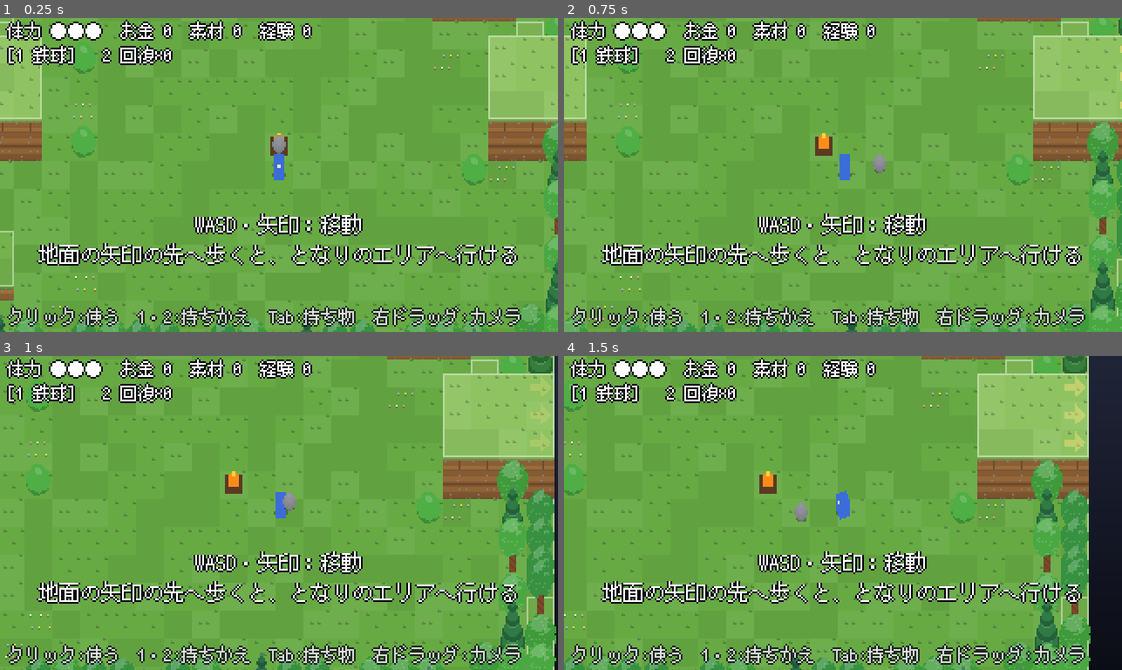
Above: before the commit, frames 1-4 (two rows, left to right).
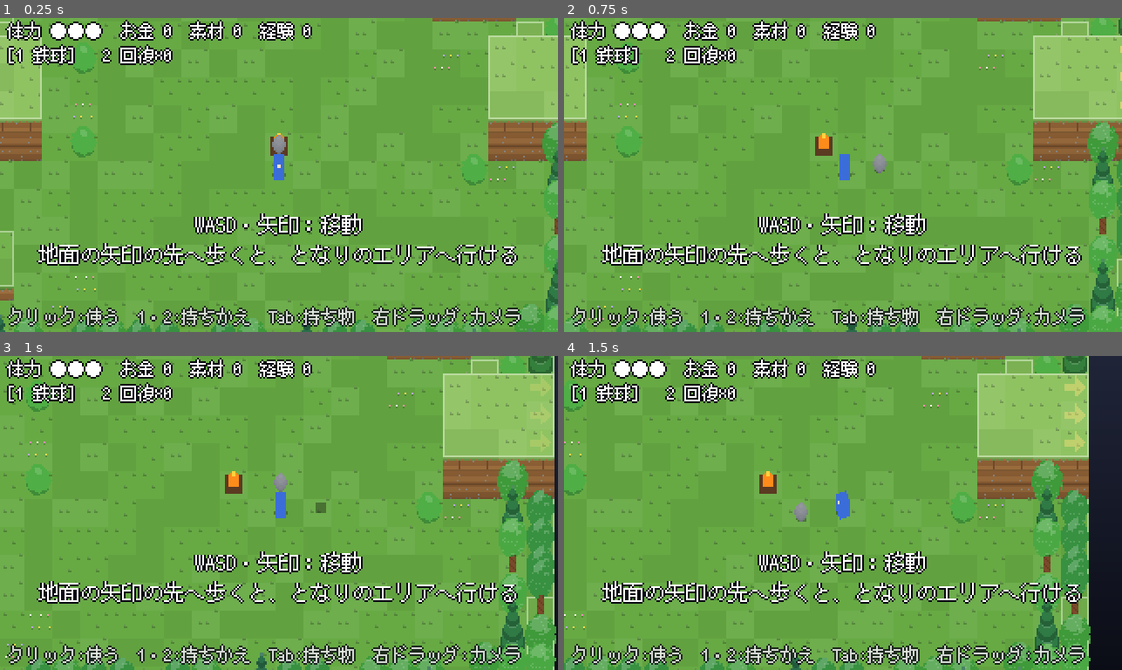
Above: after the commit, the same moments.

Repository: MiyazakiTakumi-724/dot-3d-game
Game: Godot game, scene res://scenes/field.tscn
The game is run twice, just before and just after one commit, with the same random seed, the same clock (stepped at 60 frames per second) and the same inputs.
Inputs (mouse positions are in pixels of both pictures, inside the frame that each line leads up to):
- Up to frame 1 (0.25 s): no input
- Up to frame 2 (0.75 s): tap Enter at 0.5 s; move the mouse to (965, 159) at 0.52 s; hold Right from 0.53 s (still down); hold Shift from 0.53 s (still down); click (965, 159) at 0.67 s
- Up to frame 3 (1 s): keep holding Right; keep holding Shift
- Up to frame 4 (1.5 s): release Right at 1.25 s; release Shift at 1.25 s; drag from (731, 528) to (815, 575) at 1.27 s

Frames 1-2 are identical in both runs. In frame 3, 0.3% of the frame differs, in the area x 49-59%, y 37-50%; in frame 4, nothing differs.

Commit message:
fix: 崖の上の鉄球が下に立つキャラにかぶるのを直し、拾う範囲を広げる
描く順番は、足元がかかる同じ高さのマスだけで決める。鉄球は12px、落ちているものはマスの中心から14pxで拾う。
すぐそばに落とした鉄球は、一度離れるまで拾わない。

Co-Authored-By: Claude Opus 5.5 <noreply@anthropic.com>
Claude-Session: https://claude.ai/code/session_01V8ZRqMy3Fk13HeuYJHLPNU

Diff:
--- a/scripts/game/field.gd
+++ b/scripts/game/field.gd
@@ -259,7 +259,8 @@
 	var c := player.mover.cell()
 	for i in _pickup_nodes.keys():
 		var p = area.pickups[i]
-		if p[0] == c and run.collect(area.pickup_id(i), p[1], p[2]):
+		var reach := RunState.can_reach_pickup(player.mover.pos, player.mover.height, p[0], map.get_height(p[0]))
+		if reach and run.collect(area.pickup_id(i), p[1], p[2]):
 			_pickup_nodes[i].queue_free()
 			_pickup_nodes.erase(i)
 	if run.is_near_checkpoint(area.id, c) and player.hp < Player.MAX_HP:
--- a/scripts/render/stack_sprite.gd
+++ b/scripts/render/stack_sprite.gd
@@ -13,7 +13,7 @@
 ## マスの奥側に立っても、足元の床より後に描かれるようにするため。
 var sort_by_cell := false
 ## sort_by_cell のとき、これがあれば足元の円（半径 sort_radius）がかかるマスのうち、
-## 自分以下の高さのマスの一番手前で奥行きを決める（sort_depth）。マスの手前のふちに立っても、
+## 同じ高さのマスの一番手前で奥行きを決める（sort_depth）。マスの手前のふちに立っても、
 ## 手前のマスの地面が上にかぶらないようにするため。
 var sort_map: HeightMap
 var sort_radius := 5.0
@@ -39,14 +39,15 @@
 ## 地面 0、目印 1、敵・墓石 2、プレイヤー 2、鉄球・弾 3、木や岩 5（Terrain.DECO_BIAS）。
 const Z_PER_PX := 8
 
-## 足元の円がかかるマスのうち、高さ h 以下で壁でないマス（と自分のマス）の、一番手前の中心の奥行き。
-## それより高いマスや壁は、手前にあればキャラを隠すのが正しいので数えない。
+## 足元の円がかかるマスのうち、高さが h と同じで壁でないマス（と自分のマス）の、一番手前の中心の奥行き。
+## 高いマスや壁は、手前にあればキャラを隠すのが正しいので数えない。低いマスは上の面がキャラにかからないので
+## 数えなくてよく、数えると崖の上の鉄球が下に立つプレイヤーより後に描かれてしまう。
 static func sort_depth(cam: StackCamera, map: HeightMap, pos: Vector2, h: int, radius: float) -> float:
 	var own := HeightMap.world_to_cell(pos)
 	var best := cam.depth_key(HeightMap.cell_center(own))
 	for corner in [Vector2(-1, -1), Vector2(1, -1), Vector2(-1, 1), Vector2(1, 1)]:
 		var c := HeightMap.world_to_cell(pos + corner * radius)
-		if c == own or not map.in_bounds(c) or map.is_wall(c) or map.get_height(c) > h:
+		if c == own or not map.in_bounds(c) or map.is_wall(c) or map.get_height(c) != h:
 			continue
 		best = maxf(best, cam.depth_key(HeightMap.cell_center(c)))
 	return best
--- a/scripts/rules/iron_ball.gd
+++ b/scripts/rules/iron_ball.gd
@@ -12,7 +12,7 @@
 const RETURN_AFTER := 1.0  ## 登れない所に落ちた鉄球が足元へ戻るまでの秒数
 const REACH_PX := 24.0  ## 届く距離（1.5マス）
 const HIT_RADIUS := 8.0  ## 落ちた点からこの半径の中にいる、同じ高さのものに当たる
-const PICK_RADIUS := 6.0  ## 体の中心がこの距離まで近づくと拾う
+const PICK_RADIUS := 12.0  ## 体の中心がこの距離まで近づくと拾う
 
 var state: State = State.HELD
 ## 強い鉄球か。ダメージが「落ちた段数＋2」になる。切り替えは手に持っているときだけ。
@@ -23,6 +23,9 @@
 var _timer: float = 0.0
 var _fall_time: float = 0.0
 var _unreachable_for: float = 0.0
+## false の間は拾わない。すぐそばに落としたとき、落ちたとたんに拾い直さないように。
+## 一度 PICK_RADIUS の外へ出ると true になる。
+var _pick_armed := true
 
 static func damage_for(levels: int, is_strong: bool = false) -> int:
 	if is_strong:
@@ -83,6 +86,7 @@
 	_fall_time = maxf(MIN_FALL_TIME, fall_levels * SECONDS_PER_LEVEL)
 	_timer = _fall_time
 	state = State.FALLING
+	_pick_armed = false
 	return true
 
 func update(delta: float, player: PlayerMover, _map: HeightMap, rules: MovementRules) -> void:
@@ -92,6 +96,8 @@
 			if _timer <= 0.0:
 				state = State.ON_GROUND
 				_unreachable_for = 0.0
+				# 落ちた時にもう離れていれば、近づいたらすぐ拾える
+				_pick_armed = player.pos.distance_to(pos) > PICK_RADIUS or player.height != height
 				landed.emit(pos, damage_for(fall_levels, strong))
 		State.ON_GROUND:
 			if rules.can_step(player.height, height):
@@ -106,7 +112,11 @@
 func try_pick_up(player: PlayerMover) -> bool:
 	if state != State.ON_GROUND:
 		return false
-	if player.pos.distance_to(pos) > PICK_RADIUS or player.height != height:
+	var near := player.pos.distance_to(pos) <= PICK_RADIUS and player.height == height
+	if not near:
+		_pick_armed = true
+		return false
+	if not _pick_armed:
 		return false
 	state = State.HELD
 	return true
--- a/scripts/rules/run_state.gd
+++ b/scripts/rules/run_state.gd
@@ -76,5 +76,12 @@
 	return _open_doors.has(id)
 
 ## チェックポイントのマスか、その周り8マスにいるか。ここにいると全回復する。
+## 落ちているものを拾える距離（マスの中心から）。
+const PICK_RADIUS := 14.0
+
+## pos（高さ h）に立って、cell（高さ cell_h）に落ちているものに手が届くか。
+static func can_reach_pickup(pos: Vector2, h: int, cell: Vector2i, cell_h: int) -> bool:
+	return h == cell_h and pos.distance_to(HeightMap.cell_center(cell)) <= PICK_RADIUS
+
 func is_near_checkpoint(area_id: String, cell: Vector2i) -> bool:
 	return area_id == checkpoint_area and absi(cell.x - checkpoint_cell.x) <= 1 and absi(cell.y - checkpoint_cell.y) <= 1
--- a/tests/test_field.gd
+++ b/tests/test_field.gd
@@ -285,3 +285,15 @@
 	f._process(0.25)  # 暗くなりきって、エリアを作る
 	f._process(3.0)   # 重いフレームの後
 	assert_true(f.is_switching())
+
+func test_pickup_collected_from_next_cell_edge():
+	_walk_out(_exit("camp", "hills"))
+	var p = f.area.pickups[0]
+	var c: Vector2i = p[0]
+	f.player.mover.place(c)
+	f.player.mover.pos += Vector2(13, 0)
+	f._process(0.016)
+	if f.player.mover.cell() == c or f.map.get_height(f.player.mover.cell()) != f.map.get_height(c):
+		pending("となりのマスが同じ高さでない")
+		return
+	assert_true(f.run.is_picked(f.area.pickup_id(0)))
--- a/tests/test_iron_ball.gd
+++ b/tests/test_iron_ball.gd
@@ -195,11 +195,24 @@
 	assert_true(IronBall.touches_cell(Vector2(26, 24), Vector2i(2, 1)))
 	assert_false(IronBall.touches_cell(Vector2(20, 24), Vector2i(2, 1)))
 
-func test_pick_up_within_6px():
-	var p := _player_at(Vector2i(1, 1), Vector2.RIGHT)
-	var b := IronBall.new()
-	b.drop_at(p, map, p.pos + Vector2(10, 0))
-	b.update(1.0, p, map, rules)
-	assert_false(b.try_pick_up(p))
-	p.pos += Vector2(5, 0)
+## 拾う範囲は 12px（ユーザーの指示で 6px から広げた 2026-11-24）
+func test_pick_up_within_12px():
+	var p := _player_at(Vector2i(1, 1), Vector2.RIGHT)
+	var b := IronBall.new()
+	b.drop_at(p, map, p.pos + Vector2(20, 0))
+	b.update(1.0, p, map, rules)
+	assert_false(b.try_pick_up(p))
+	p.pos += Vector2(9, 0)
 	assert_true(b.try_pick_up(p))
+
+## すぐそばに落としても、すぐには拾わない。一度範囲の外へ出てから戻ると拾う。
+func test_ball_dropped_close_is_not_picked_until_player_steps_away():
+	var p := _player_at(Vector2i(1, 1), Vector2.RIGHT)
+	var b := IronBall.new()
+	b.drop_at(p, map, p.pos + Vector2(8, 0))
+	b.update(1.0, p, map, rules)
+	assert_false(b.try_pick_up(p))
+	p.pos -= Vector2(6, 0)  # 14px 離れる
+	assert_false(b.try_pick_up(p))
+	p.pos += Vector2(6, 0)
+	assert_true(b.try_pick_up(p))
--- a/tests/test_run_state.gd
+++ b/tests/test_run_state.gd
@@ -127,3 +127,11 @@
 	var run := RunState.new("camp", Vector2i(5, 5))
 	assert_true(run.is_near_checkpoint("camp", Vector2i(6, 5)))
 	assert_false(run.is_near_checkpoint("hills", Vector2i(6, 5)))
+
+## 落ちているものは、マスの中心から 14px まで近づけば拾える（同じ高さだけ）。ユーザーの指示 2026-11-24。
+func test_pickup_reach_is_14px_same_height():
+	var c := Vector2i(3, 3)
+	var center := HeightMap.cell_center(c)
+	assert_true(RunState.can_reach_pickup(center + Vector2(13, 0), 1, c, 1))  # となりのマスのふち
+	assert_false(RunState.can_reach_pickup(center + Vector2(15, 0), 1, c, 1))
+	assert_false(RunState.can_reach_pickup(center + Vector2(4, 0), 2, c, 1))  # 高さがちがう
--- a/tests/test_stack_sprite.gd
+++ b/tests/test_stack_sprite.gd
@@ -103,3 +103,32 @@
 	tile.refresh()
 	unit.refresh()
 	assert_gt(unit.z_index, tile.z_index)
+
+## 低いマスは数えない。崖の上の鉄球が、下の地面に立つプレイヤーより後に描かれないように（ユーザーの指摘 2026-11-24）。
+func test_sort_depth_ignores_lower_front_cell():
+	var cam: StackCamera = autofree(StackCamera.new())
+	var m := _flat_map()
+	m.set_height(Vector2i(2, 2), 2)
+	var own := HeightMap.cell_center(Vector2i(2, 2))
+	assert_almost_eq(StackSprite.sort_depth(cam, m, own + Vector2(0, 6), 2, 5.0), cam.depth_key(own), 0.001)
+
+func test_ball_on_ledge_draws_before_player_below():
+	var cam: StackCamera = autofree(StackCamera.new())
+	var m := _flat_map()
+	m.set_height(Vector2i(2, 2), 2)
+	var ball: StackSprite = autofree(StackSprite.new())
+	ball.camera = cam
+	ball.sort_by_cell = true
+	ball.sort_map = m
+	ball.draw_bias = 3
+	ball.base_height = 2
+	ball.world_pos = HeightMap.cell_center(Vector2i(2, 2)) + Vector2(0, 6)  # 崖のふち
+	var unit: StackSprite = autofree(StackSprite.new())
+	unit.camera = cam
+	unit.sort_by_cell = true
+	unit.sort_map = m
+	unit.draw_bias = 2
+	unit.world_pos = HeightMap.cell_center(Vector2i(2, 3)) + Vector2(0, -6)  # すぐ下の地面
+	ball.refresh()
+	unit.refresh()
+	assert_lt(ball.z_index, unit.z_index)
Not shown, changed: CLAUDE.md
